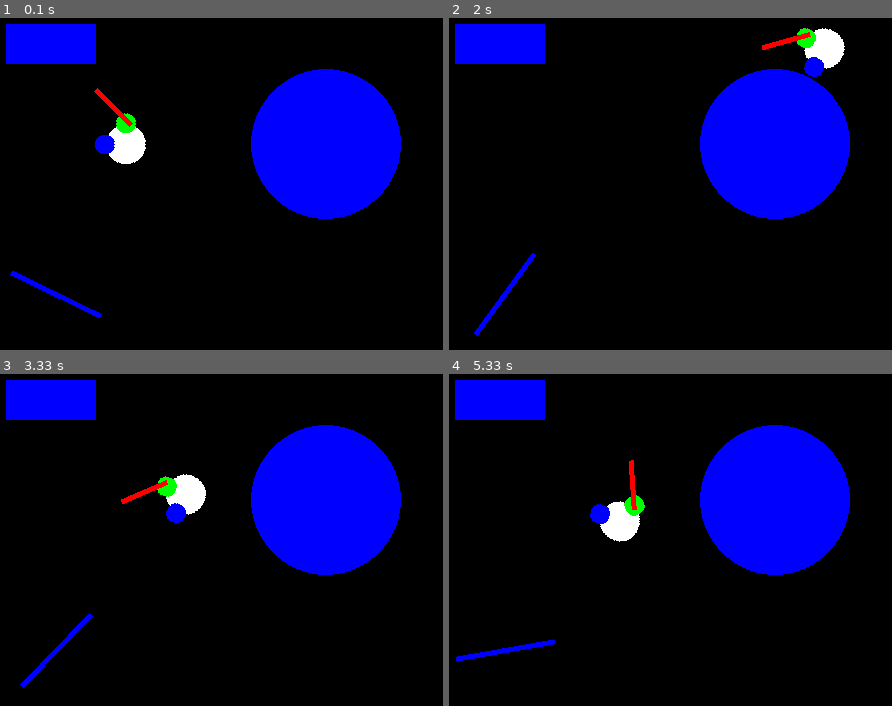
Above: before the commit, frames 1-4 (two rows, left to right).
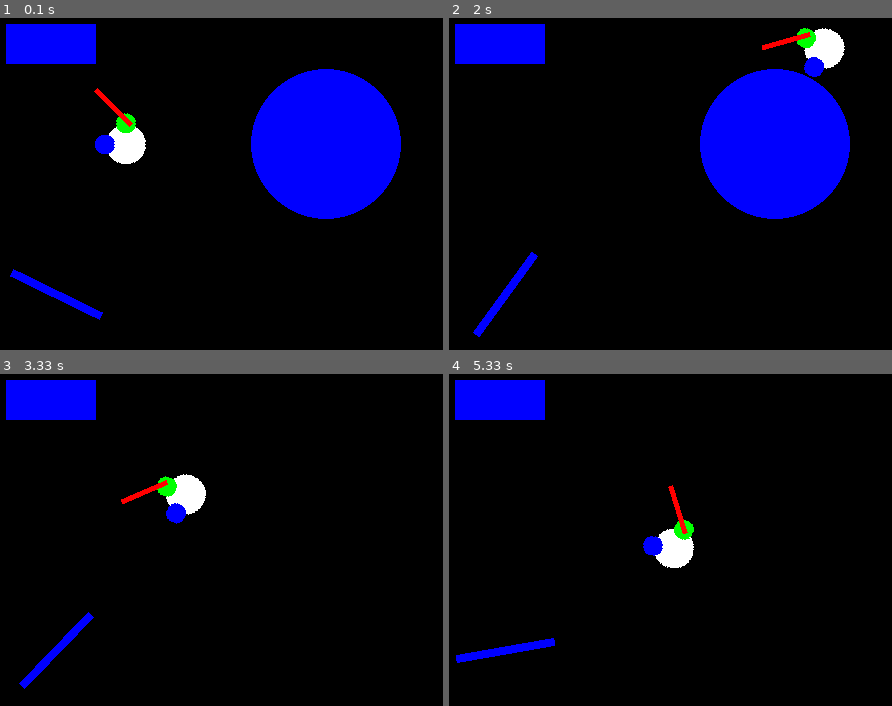
Above: after the commit, the same moments.

Repository: fjaviergb/Pygames-Hermanios
Game: pygame game, started from ObstaculoGiratorio.py
Same seed, same stepped clock (60 frames per second), same inputs: the game is played once before the commit and once after it.
Inputs (mouse positions are in pixels of both pictures, inside the frame that each line leads up to):
- Up to frame 1 (0.1 s): no input
- Up to frame 2 (2 s): hold Right 0.33-0.8 s; move the mouse to (657, 210) at 0.37 s; click (674, 220) at 0.88 s; hold Up 1.17-1.47 s; click (555, 197) at 1.25 s; hold Right 1.5-1.97 s; click (519, 134) at 1.58 s
- Up to frame 3 (3.33 s): click (407, 689) at 2.05 s; hold Left 2.33-2.87 s; click (283, 586) at 2.42 s; hold Down 2.9-3.2 s; click (234, 417) at 2.98 s; hold Left from 3.23 s (still down); click (48, 540) at 3.32 s
- Up to frame 4 (5.33 s): release Left at 3.63 s; hold Up 3.67-4.03 s; click (683, 593) at 3.75 s; hold Right 4.07-4.7 s; click (657, 483) at 4.15 s; hold Down 4.73-5.1 s; click (803, 613) at 4.82 s; hold Left from 5.13 s (still down); click (595, 420) at 5.22 s

The runs differ from the first frame. In frame 1, 0.2% of the frame differs, in the area x 2-24%, y 75-91%; in frame 2, 0.2%; in frame 3, 12%; in frame 4, 15%, in the area x 1-91%, y 15-88%.

Commit message:
Expansion Combinacion.py con obstaculo giratorio - 03/07/2020

Diff:
--- a/ObstaculoGiratorio.py
+++ b/ObstaculoGiratorio.py
@@ -9,7 +9,7 @@
 class gir_obstacle(pg.sprite.Sprite):
     def __init__(self):
         super().__init__()
-        self.image = pg.Surface((5,100))
+        self.image = pg.Surface((8,100))
         pg.draw.rect(self.image, BLUE, (0,0,8,100))
         self.image.set_colorkey(BLACK)
         self.rect = self.image.get_rect(center = (80, 300))
@@ -17,6 +17,7 @@
         self.image_orig = self.image
         self.counter = 0
         self.crash = False
+        self.live = 3
 
     def update(self):
         if not self.crash:
@@ -31,6 +32,11 @@
         else:
             pass
 
+        if self.live <= 0:
+            self.image.fill(BLACK)
+            self.image.set_colorkey(BLACK)
+            obstacle_group.remove(self)
+
 ##################################################################
 # CLASE OBSTÁCULO RECTANGULAR
 ##################################################################
@@ -42,6 +48,13 @@
         self.image.set_colorkey(BLACK)
         self.rect = self.image.get_rect(center = (75,50))
         self.mask = pg.mask.from_surface(self.image)
+        self.live = 3
+
+    def update(self):
+        if self.live <= 0:
+            self.image.fill(BLACK)
+            self.image.set_colorkey(BLACK)
+            obstacle_group.remove(self)
 
 ##################################################################
 # CLASE OBSTÁCULO CIRCULAR
@@ -54,6 +67,13 @@
         self.image.set_colorkey(BLACK)
         self.rect = self.image.get_rect(center = (350,150))
         self.mask = pg.mask.from_surface(self.image)
+        self.live = 3
+
+    def update(self):
+        if self.live <= 0:
+            self.image.fill(BLACK)
+            self.image.set_colorkey(BLACK)
+            obstacle_group.remove(self)
 
 ##################################################################
 # CLASE CUERPO
@@ -290,6 +310,8 @@
                 else:
                     girator.crash = False
 
+                block.live -= 1
+
 ##############################################################################
 # INICIACION DE VARIABLES
 ##############################################################################
